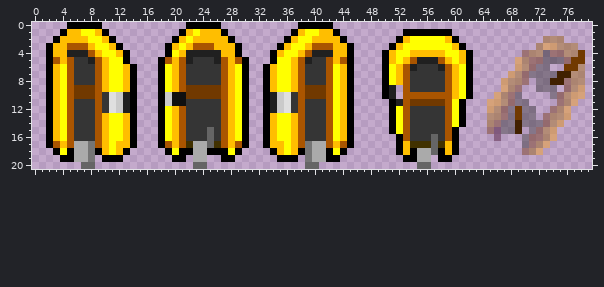
Two states of a sprite sheet, assets/geelboot.png. Above: the version before the commit.
The file is 80x21 pixels.
The result:
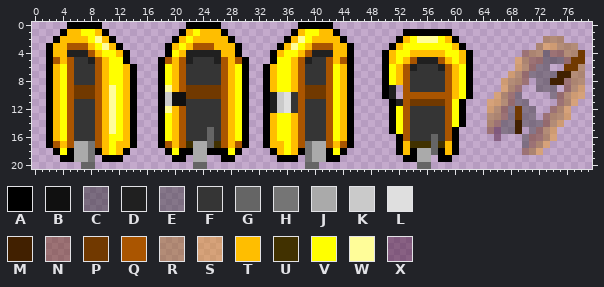
Palette (. is transparent): A #000000  B #101010  C #20202071  D #202020  E #35353571  F #353535  G #656565  H #757575  J #aaaaaa  K #cacaca  L #dfdfdf  M #412000  N #692c0871  P #713900  Q #aa5500  R #9d660d71  S #ec991371  T #ffbe00  U #413100  V #ffff00  W #fffd99  X #3c052871
What changed:
Changed rows in their new state; - is an unchanged pixel.
first column x 9:
 2 W----------------------------W----------------WWW
 3 -W--------------------------W--------------------
first column x 10:
 9 -W-------W
10 TWVT------
11 TWVT------
12 TWVT-----W
13 -W--------
14 -W--------
15 -W--------
